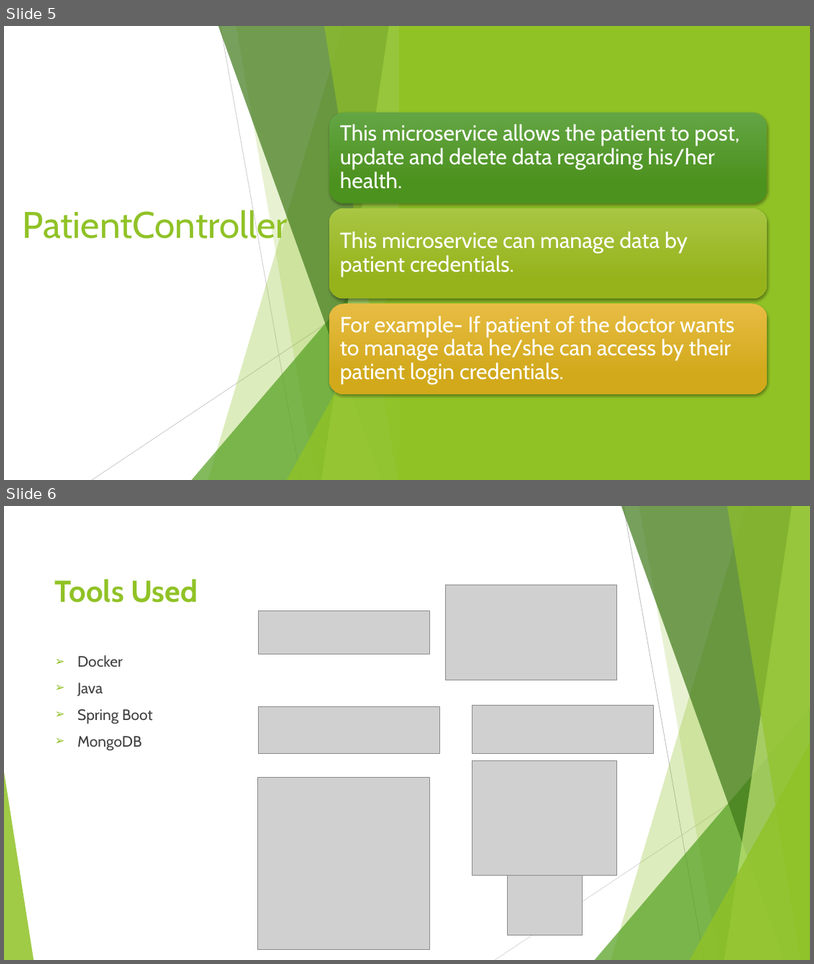
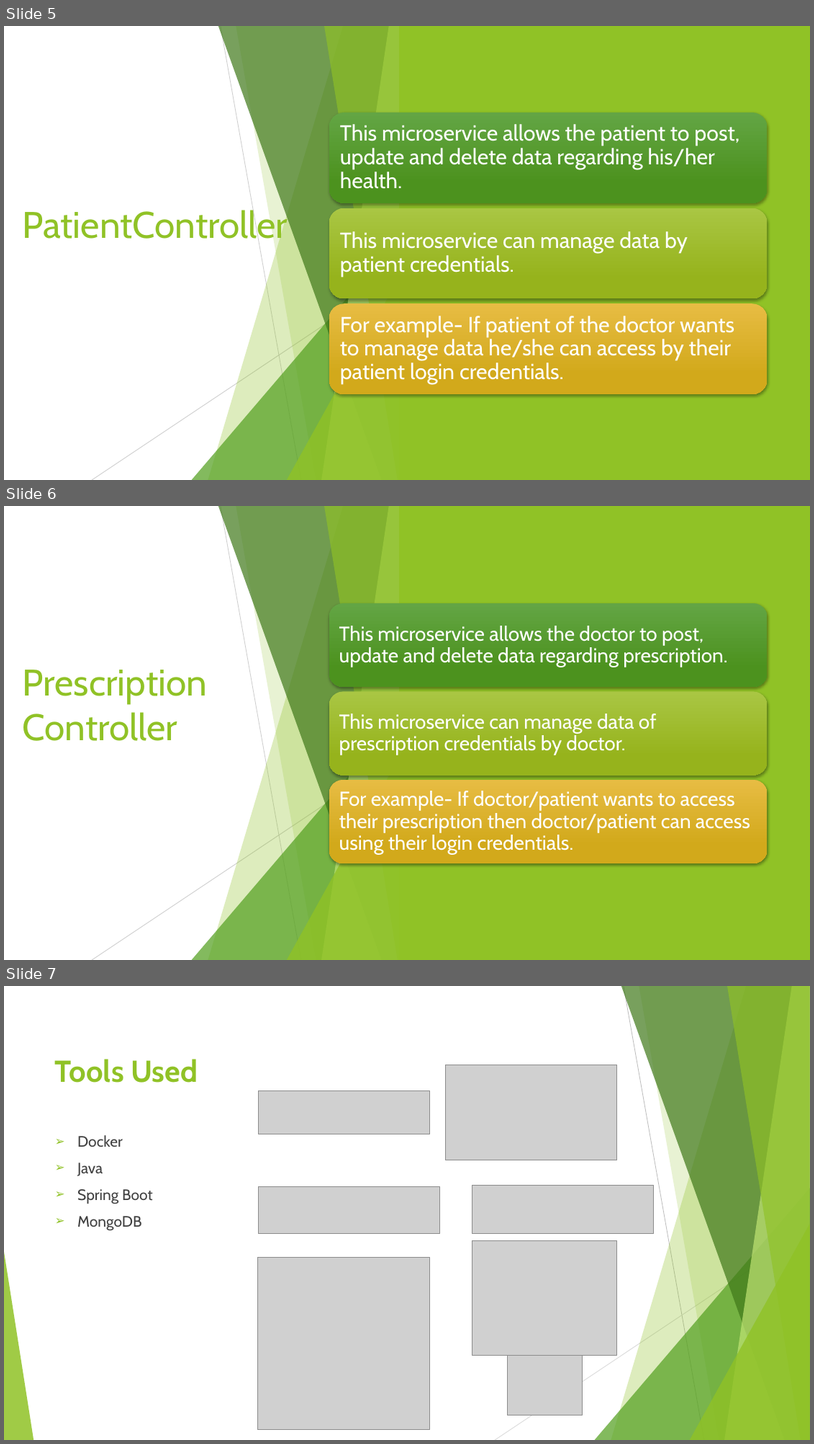
Before and after one commit to sfjbs13june/adesh, a slide deck: miniproject/Hospital Management App.pptx. Shown one above the other, each under a label of ours: slides 5 and 6 before the commit, slides 5, 6 and 7 after it. The pictures are 814x964 and 814x1444 pixels, drawn with LibreOffice and Linux fonts; fonts in the diff are those of the drawing; grey boxes stand for pictures. Boxes give left, top, right and bottom in pixels: in the first picture for what was removed or moved away, otherwise in the second. Text is boxed around its words. In the diff, an @@ line names an element or a change of style, - is before the commit and + after.

Commit message:
hospital-manangement-app

```diff
--- a/miniproject/Hospital Management App.pptx
+++ b/miniproject/Hospital Management App.pptx
@@ slide 6 added at box(4, 506, 810, 960), background #FFFFFF; not listed: 10 template elements that a slide beside it also shows @@
@@ rectangle added at box(4, 506, 810, 960), fill #FFFFFF @@
@@ rectangle added at box(399, 506, 810, 960), fill #90C226 @@
@@ title added at box(23, 669, 207, 741), 44 pt, text #90C226 @@
+Prescription Controller
@@ group added at box(92, 506, 407, 960): 5 freeform shapes, 2 lines, 2 triangles @@
@@ group added at box(329, 603, 768, 863): 3 rounded rectangles, 3 texts @@
+This microservice allows the doctor to post, update and delete data regarding prescription.
+This microservice can manage data of prescription credentials by doctor.
+For example- If doctor/patient wants to access their prescription then doctor/patient can access using their login credentials.
@@ what was slide 6 is now slide 7 @@
```
